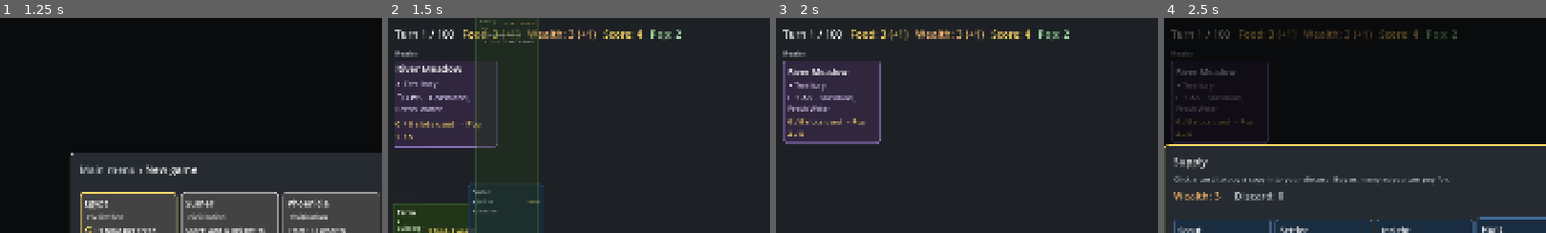
Above: before the commit, frames 1-4 (left to right).
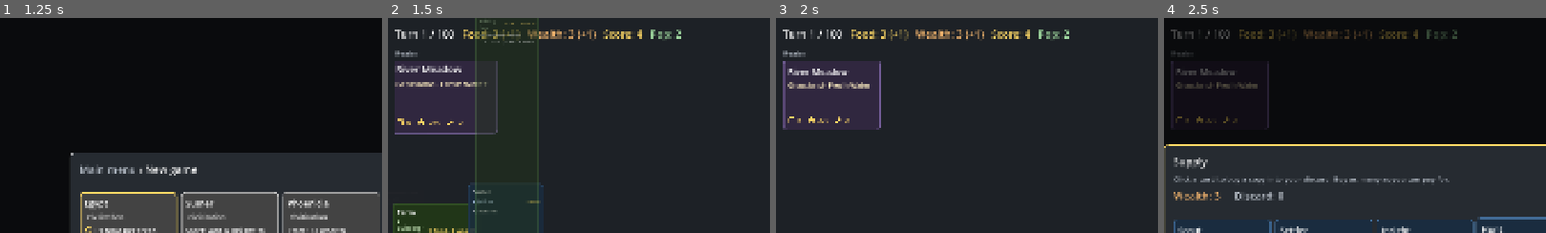
Above: after the commit, the same moments.

Repository: r888888888/4x-card-game
Game: Godot game, scene res://ui/main.tscn
Two runs of this game, one before a commit and one after it. Both use one fixed random seed, a clock stepped at 60 frames per second and the inputs below.
Inputs:
- Up to frame 1 (1.25 s): click "New game" at 0.5 s
- Up to frame 2 (1.5 s): click "Start" at 1.25 s
- Up to frame 3 (2 s): no input
- Up to frame 4 (2.5 s): click "Buy Cards" at 2 s
The pictures show only the part of the screen within x 0-50%, y 0-50%; the shares and areas given below are measured in that part.

Frame 1 is identical in both runs. In frame 2, 3.1% of the frame differs, in the area x 1-29%, y 21-61%; in frame 3, 3.0%; in frame 4, 1.1%.

Commit message:
123: a settled territory card shows its name, keywords and free slots, pop and free workers; the rest in its tooltip
Co-Authored-By: Claude Opus 5.5 <noreply@anthropic.com>

Diff:
--- /dev/null
+++ b/assets/icons/worker.svg
@@ -0,0 +1 @@
+<svg xmlns="http://www.w3.org/2000/svg" viewBox="0 0 24 24" fill="white"><path d="M14.5 2.5 21.5 9.5 19 12 16.8 9.8 6.3 20.3a2 2 0 0 1-2.8-2.8L14 7 11.8 4.8z"/></svg>
--- a/engine/game_engine.gd
+++ b/engine/game_engine.gd
@@ -429,6 +429,16 @@
 	return Territories.summary(self, uid)
 
 
+## Settled territory uid's {free_slots, total_slots, pop, housing, free_workers} (123), or {} for anything else.
+func territory_status(uid: int) -> Dictionary:
+	return Territories.status(self, uid)
+
+
+## Settled territory uid's tooltip (123): its slots, pop and free workers spelled out, then its keywords; "" if not one.
+func territory_tooltip(uid: int) -> String:
+	return Territories.tooltip(self, uid)
+
+
 ## Cards that must still be discarded before the turn can end (0 when none is pending).
 func discard_needed() -> int:
 	return state.discard_left
--- a/engine/territories.gd
+++ b/engine/territories.gd
@@ -103,6 +103,27 @@
 			cities += 1
 	var buildings := buildings_on(e, uid)
 	return {"cities": cities, "buildings": buildings.size(), "idle": buildings.filter(func(b): return e.is_idle(b.uid)).size()}
+
+
+static func status(e: GameEngine, uid: int) -> Dictionary:
+	if summary(e, uid).is_empty():
+		return {}
+	return {"free_slots": e.free_slots(uid), "total_slots": e.total_slots(uid), "pop": e.pop(uid),
+		"housing": e.housing(uid), "free_workers": e.free_workers(uid)}
+
+
+static func tooltip(e: GameEngine, uid: int) -> String:
+	var s := status(e, uid)
+	if s.is_empty():
+		return ""
+	var lines: PackedStringArray = ["Building slots: %d free of %d" % [s.free_slots, s.total_slots]]
+	if e.population_on():
+		lines.append("Pop %d, housing %d" % [s.pop, s.housing])
+		lines.append("Free workers: %d (each building needs one)" % s.free_workers)
+	var keywords: Array[String] = e.zone("tableau").find(uid).keywords
+	if not keywords.is_empty():
+		lines.append("Keywords: " + ", ".join(PackedStringArray(keywords.map(func(k): return k.capitalize()))))
+	return "\n".join(lines)
 
 
 static func groups(e: GameEngine) -> Array[Dictionary]:
--- a/tests/test_territory_cards.gd
+++ b/tests/test_territory_cards.gd
@@ -89,13 +89,13 @@
 		var e := Game.engine
 		var home := home_uid(e)
 		var text: String = main.views[home].face_text()
-		var used := e.total_slots(home) - e.free_slots(home)
-		check(text.contains("%d / %d slots" % [used, e.total_slots(home)]), "slots in: %s" % text)
-		check(text.contains("Pop %d / %d" % [e.pop(home), e.housing(home)]), "pop in: %s" % text)
+		var free := e.free_slots(home)
+		check(text.contains("▢ %d" % free), "free slots in: %s" % text)  # the live line since 123
+		check(text.contains("⌂ %d/%d" % [e.pop(home), e.housing(home)]), "pop in: %s" % text)
 		build_on(e, home, ["farm"])
 		e.changed.emit()
 		text = main.views[home].face_text()
-		check(text.contains("%d / %d slots" % [used + 1, e.total_slots(home)]), "one more slot used: %s" % text), \
+		check(text.contains("▢ %d" % (free - 1)), "one fewer free slot: %s" % text), \
 		{"farm": 10}, {"population": {"start": 2, "food_upkeep": 0, "vp_per_pop": 0}})
 
 
@@ -202,7 +202,7 @@
 		check(e.play_card(pioneer, grass), "settle Grassland")
 		await wait_frames()
 		eq(realm_uids(main), [home, grass] as Array[int], "a new card for Grassland")
-		check(main.views[grass].face_text().contains("slots"), "with its stats")
+		check(main.views[grass].face_text().contains("▢ "), "with its live line (123)")
 		click(main, grass)
 		await wait_frames()
 		var city := -1
--- a/ui/card_face.gd
+++ b/ui/card_face.gd
@@ -32,6 +32,7 @@
 
 	# Type line, with the cost at its right on a hand card.
 	var type_row := HBoxContainer.new()
+	type_row.name = "TypeRow"
 	type_row.mouse_filter = Control.MOUSE_FILTER_IGNORE
 	var subtitle: String = TYPE_MARKS.get(def.type, "") + " " + def.type.capitalize()
 	var shown_tags := def.tags.filter(func(t): return t != def.type)
@@ -63,12 +64,51 @@
 
 	if def.type == CardDef.TERRITORY:
 		var info_label := rich_label(territory_info(card), 18, color.lightened(0.5))  # "Hills + Gold": rolled last
+		info_label.name = "PrintedInfo"
 		info_label.size_flags_vertical = Control.SIZE_EXPAND_FILL  # sits at the bottom of the card
 		info_label.vertical_alignment = VERTICAL_ALIGNMENT_BOTTOM
 		add_child(info_label)
 
 	if def.vp > 0:
 		add_child(label("%d VP" % def.vp, 20, Palette.GAIN))
+
+
+## Turns a territory's face into a settled one's (123): its name, then keywords (its keyword line, "" for none),
+## then live (the "▢ 6   ⌂ 2/5   ⚒ 2" line, drawn with icons) at the bottom. The type line and printed info go.
+func show_settled(keywords: String, live: String) -> void:
+	for gone in ["TypeRow", "PrintedInfo"]:
+		var node := get_node_or_null(gone)
+		if node != null:
+			remove_child(node)
+			node.free()
+	var keyword_line := get_node_or_null("Keywords") as Label
+	if keyword_line == null:
+		keyword_line = label("", 18, CardView.HIGHLIGHT_COLOR.lightened(0.6))
+		keyword_line.name = "Keywords"
+		add_child(keyword_line)
+		move_child(keyword_line, 1)  # under the name
+	keyword_line.text = keywords
+	keyword_line.visible = keywords != ""
+	var line := get_node_or_null("LiveInfo") as RichTextLabel
+	if line == null:
+		line = rich_label("", 19, CardView.HIGHLIGHT_COLOR)
+		line.name = "LiveInfo"
+		line.size_flags_vertical = Control.SIZE_EXPAND_FILL  # sits at the bottom of the card
+		line.vertical_alignment = VERTICAL_ALIGNMENT_BOTTOM
+		add_child(line)
+	if line.get_meta("source", "") != live:
+		line.set_meta("source", live)
+		Icons.fill(line, live, 19, CardView.HIGHLIGHT_COLOR)
+
+
+## A settled territory's keyword line: "Grassland · Fresh Water", plus " + Gold" for rolled resources (123).
+static func keyword_line(card: CardInstance) -> String:
+	var names := card.def.keywords.map(func(k): return k.capitalize())
+	var text := " · ".join(PackedStringArray(names))
+	var rolled := card.keywords.slice(card.def.keywords.size())
+	if not rolled.is_empty():
+		text += (" + " if text != "" else "") + ", ".join(PackedStringArray(rolled.map(func(k): return k.capitalize())))
+	return text
 
 
 ## A territory's info: "▢3 ⌂5 · Grassland, Fresh Water", plus " + Gold" for rolled resources.
@@ -88,6 +128,8 @@
 func text() -> String:
 	var lines: PackedStringArray = []
 	for child in find_children("*", "", true, false):
+		if child is CanvasItem and not child.visible:  # e.g. a settled territory's empty keyword line
+			continue
 		if child is Label:
 			lines.append(child.text)
 		elif child is RichTextLabel:
--- a/ui/card_view.gd
+++ b/ui/card_view.gd
@@ -47,6 +47,7 @@
 var _style: StyleBoxFlat
 var _color: Color
 var _face: CardFace
+var _hint := ""  # the tooltip's hint after the card text, kept so a new card text can be set under it
 var _motion := CardMotion.new(self)
 var _warning := false
 var _highlight := false
@@ -122,9 +123,12 @@
 	_face.replace_info("TechInfo", text)
 
 
-## Shows a settled territory's stats line ("2 / 5 slots used  ·  Pop 2 / 7", 102). The text comes from the board.
-func set_territory_info(text: String) -> void:
-	_face.update_info("TerritoryInfo", text)
+## Shows a settled territory's face (123): its keyword line, its live line ("▢ 6   ⌂ 2/5   ⚒ 2") and tooltip tip,
+## all from the board.
+func show_settled(keywords: String, live: String, tip: String) -> void:
+	_face.show_settled(keywords, live)
+	_face.rules_tip = tip
+	_set_tip(_hint)
 
 
 ## Shows how many upkeeps an active event has left ("1 turn left" / "2 turns left"), or its counters when it has
@@ -192,6 +196,7 @@
 
 ## Sets the tooltip: the full card text, a blank line, then hint (either part may be empty).
 func _set_tip(hint: String) -> void:
+	_hint = hint
 	var rules_tip := _face.rules_tip
 	if rules_tip == "" or hint == "":
 		tooltip_text = rules_tip + hint
--- a/ui/icons.gd
+++ b/ui/icons.gd
@@ -10,6 +10,7 @@
 	"⟳": [preload("res://assets/icons/upkeep.svg"), Palette.GAIN, 1.0],
 	"▢": [preload("res://assets/icons/slot.svg"), null, 1.0],
 	"⌂": [preload("res://assets/icons/housing.svg"), null, 1.0],
+	"⚒": [preload("res://assets/icons/worker.svg"), null, 1.0],  # a free worker (123)
 	"◆": [preload("res://assets/icons/action.svg"), null, 0.6],
 	"■": [preload("res://assets/icons/building.svg"), null, 0.6],
 	"●": [preload("res://assets/icons/city.svg"), null, 0.6],
--- a/ui/main.gd
+++ b/ui/main.gd
@@ -394,7 +394,8 @@
 	territory_view.refresh(e, place)
 	for group in e.territory_groups():
 		if views.has(group.territory):
-			views[group.territory].set_territory_info(TerritoryView.stats(e, group.territory))
+			var t: int = group.territory
+			views[t].show_settled(CardFace.keyword_line(e.zone("tableau").find(t)), TerritoryView.stats(e, t), e.territory_tooltip(t))
 	for zone_name in rows:
 		var cards := e.zone(zone_name).cards
 		for i in cards.size():
--- a/ui/territory_view.gd
+++ b/ui/territory_view.gd
@@ -19,7 +19,7 @@
 
 var _name: Label
 var _info: RichTextLabel  # the territory card's info line (slots, housing, keywords, rolled resources)
-var _stats: Label
+var _stats: RichTextLabel  # the live line, drawn with icons (123)
 var _outlines: Array[Panel] = []  # one per free slot, after the cards in row
 var _nav := Navigator.new()
 var _realm: Control
@@ -57,7 +57,8 @@
 	var bar := HBoxContainer.new()
 	bar.add_theme_constant_override("separation", 16)
 	body.add_child(bar)
-	_stats = UIKit.heading("")
+	_stats = CardFace.rich_label("", 19, Palette.TEXT_DIM)
+	_stats.autowrap_mode = TextServer.AUTOWRAP_OFF
 	_stats.size_flags_vertical = Control.SIZE_SHRINK_CENTER
 	bar.add_child(_stats)
 	grow_button = UIKit.button("", func(): Game.engine.grow(uid))
@@ -142,7 +143,7 @@
 
 
 func stats_text() -> String:
-	return _stats.text
+	return _stats.get_meta("source", "")
 
 
 ## The territory a drop at global point would target: this one anywhere on the open view, else -1.
@@ -160,7 +161,12 @@
 func refresh(e: GameEngine, place: Callable) -> void:
 	if not is_open():
 		return
-	UIKit.set_stat(_stats, stats(e, uid))
+	var line := stats(e, uid)
+	if line != stats_text():
+		if stats_text() != "":
+			UIKit.pulse(_stats)
+		_stats.set_meta("source", line)
+		Icons.fill(_stats, line, 19, Palette.TEXT_DIM)
 	show_grow(grow_button, e, uid)
 	var tableau := e.zone("tableau")
 	var territory := tableau.find(uid)
@@ -197,13 +203,13 @@
 		row.move_child(outline, -1)
 
 
-## "U / S slots used", then "  ·  Pop P / H" with population on.
+## Territory t's live line (123): "▢ F   ⌂ P/H   ⚒ W" (free slots, pop / housing, free workers), or "▢ F" with
+## population off. The card in the Realm and the view's header both show it.
 static func stats(e: GameEngine, t: int) -> String:
-	var slots := e.total_slots(t)
-	var text := "%d / %d slots used" % [slots - e.free_slots(t), slots]
-	if e.population_on():
-		text += "  ·  Pop %d / %d" % [e.pop(t), e.housing(t)]
-	return text
+	var s := e.territory_status(t)
+	if not e.population_on():
+		return "▢ %d" % s.free_slots
+	return "▢ %d   ⌂ %d/%d   ⚒ %d" % [s.free_slots, s.pop, s.housing, s.free_workers]
 
 
 ## Shows button as territory t's Grow (with population on): its cost, disabled with the reason when it can't.
